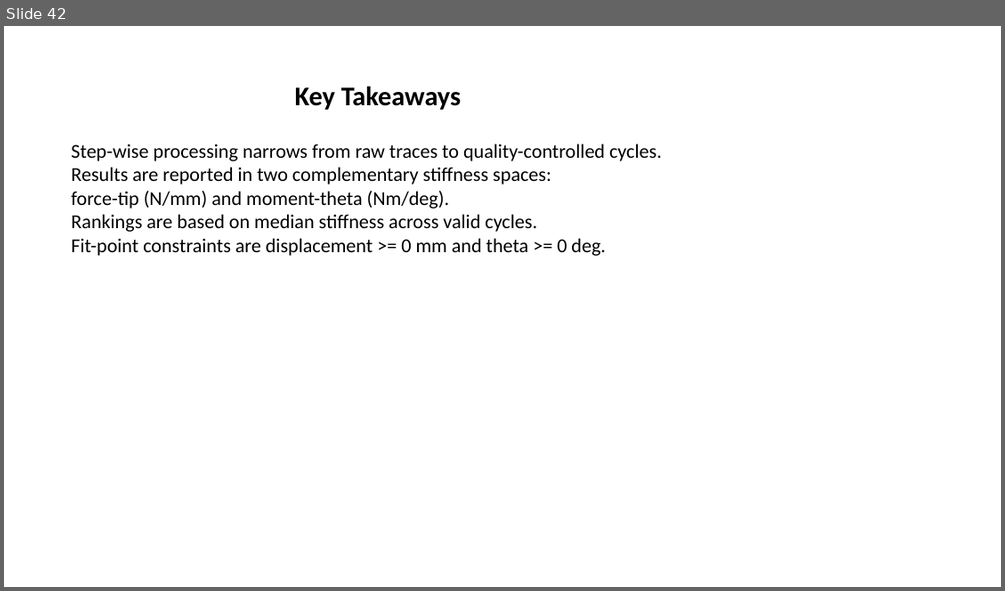
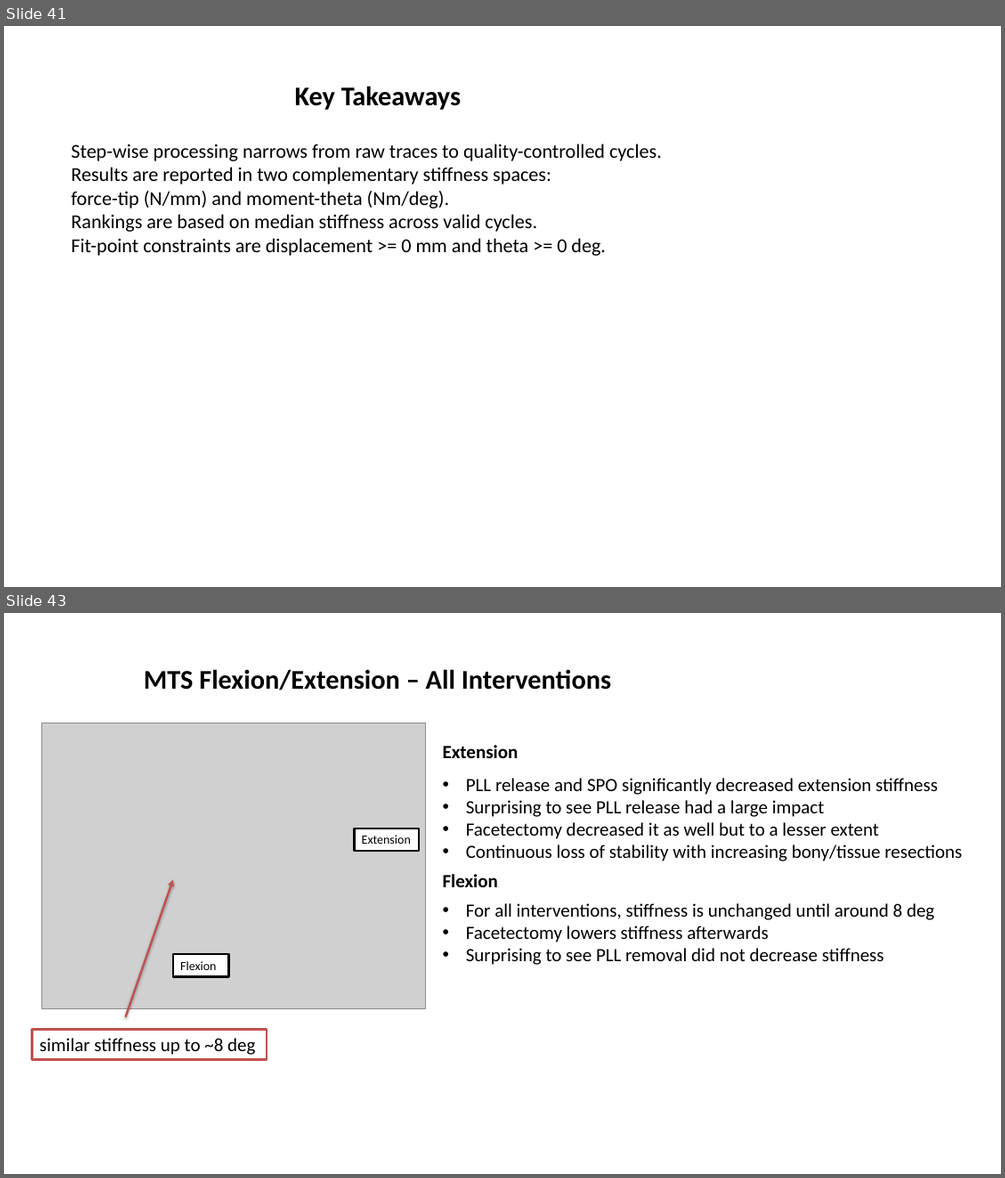
Before and after one commit to rbayoglu-glo/smart_instruments, a slide deck: output/cadaveric_testing_summary.pptx. Shown one above the other, each under a label of ours: slide 42 before the commit, slides 41 and 43 after it; the slides between them are not shown. The pictures are 1005x591 and 1005x1178 pixels, drawn with LibreOffice and Linux fonts; fonts in the diff are those of the drawing; grey boxes stand for pictures. Boxes give left, top, right and bottom in pixels: in the first picture for what was removed or moved away, otherwise in the second. Text is boxed around its words. In the diff, an @@ line names an element or a change of style, - is before the commit and + after.

```diff
--- a/output/cadaveric_testing_summary.pptx
+++ b/output/cadaveric_testing_summary.pptx
@@ slide 43 added at [4,613,1001,1174], background #FFFFFF @@
@@ title added at [144,669,611,690], 26 pt, text #000000, bold @@
+MTS Flexion/Extension – All Interventions
@@ picture added at [41,723,425,1008] @@
@@ text added at [443,745,518,758], 18 pt, text #000000, bold @@
+Extension
@@ text added at [466,778,962,861], 18 pt, text #000000 @@
+• PLL release and SPO significantly decreased extension stiffness
+• Surprising to see PLL release had a large impact
+• Facetectomy decreased it as well but to a lesser extent
+• Continuous loss of stability with increasing bony/tissue resections
@@ rectangle added at [354,828,418,851], fill #FFFFFF, outline #000000 2 pt, 12 pt, text #000000 @@
+Extension
@@ text added at [443,874,498,887], 18 pt, text #000000, bold @@
+Flexion
@@ arrow added from (126, 1017) to (173, 880), #C0504D 2 pt @@
@@ text added at [466,903,934,965], 18 pt, text #000000 @@
+• For all interventions, stiffness is unchanged until around 8 deg
+• Facetectomy lowers stiffness afterwards
+• Surprising to see PLL removal did not decrease stiffness
@@ rectangle added at [173,954,229,976], fill #FFFFFF, outline #000000 2 pt, 12 pt, text #000000 @@
+Flexion
@@ rectangle added at [32,1030,267,1060], fill #FFFFFF, outline #C0504D 2 pt, 18 pt, text #000000 @@
+similar stiffness up to ~8 deg
@@ what was slide 42 is now slide 41 @@
```
Also in this commit, not shown: 11 slides changed, 16 other slides added, 1 slide removed, 21 other files.
